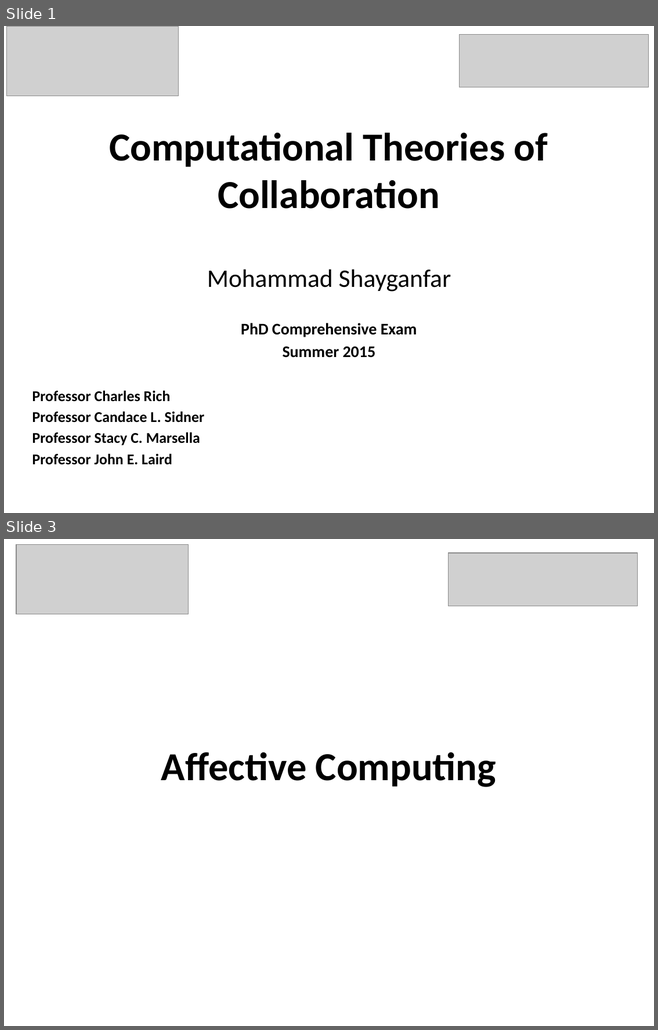
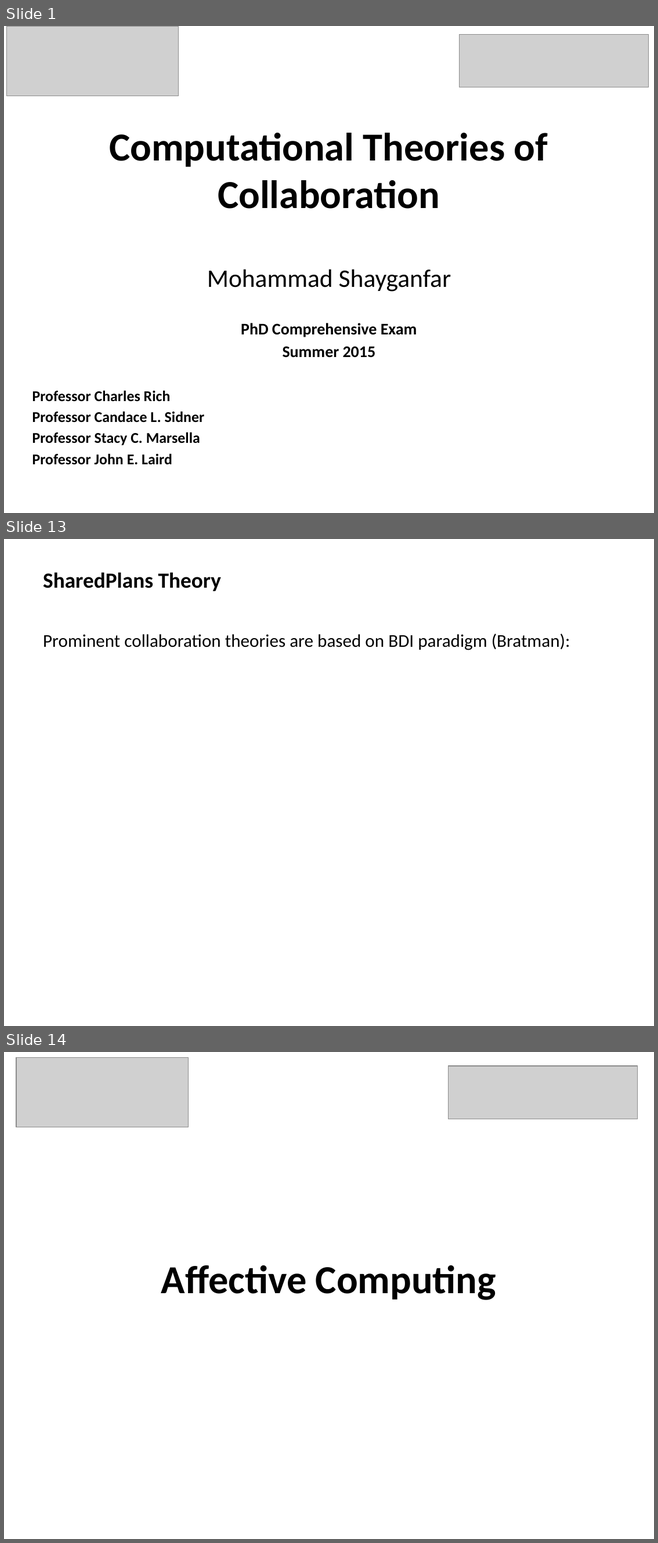
Before and after one commit to mshayganfar/CompExam1, a slide deck: presentation/PhD-comprehensive-exam.pptx. Shown one above the other, each under a label of ours: slides 1 and 3 before the commit, slides 1, 13 and 14 after it; the slides between them are not shown. The pictures are 658x1030 and 658x1543 pixels, drawn with LibreOffice and Linux fonts; fonts in the diff are those of the drawing; grey boxes stand for pictures. Boxes give left, top, right and bottom in pixels: in the first picture for what was removed or moved away, otherwise in the second. Text is boxed around its words. In the diff, an @@ line names an element or a change of style, - is before the commit and + after.

```diff
--- a/presentation/PhD-comprehensive-exam.pptx
+++ b/presentation/PhD-comprehensive-exam.pptx
@@ slide 13 added at bbox=[4, 539, 654, 1026], background #FFFFFF @@
@@ text added at bbox=[43, 572, 221, 591], 24 pt, text #000000, bold @@
+SharedPlans Theory
@@ text added at bbox=[43, 634, 570, 650], 20 pt, text #000000 @@
+Prominent collaboration theories are based on BDI paradigm (Bratman):
@@ what was slide 3 is now slide 14 @@
```
Also in this commit, not shown: 11 other slides added, 1 slide removed, 1 other file.
